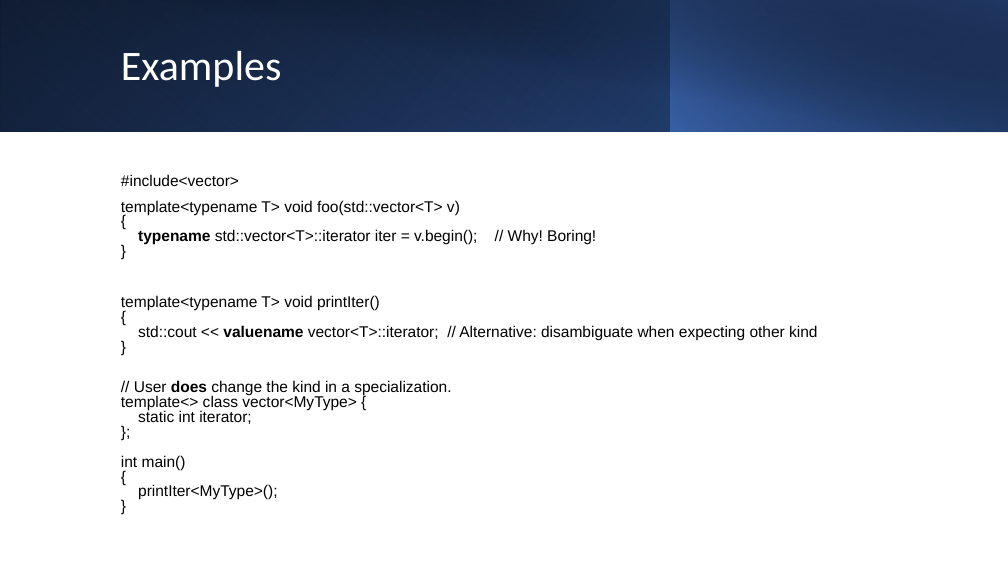
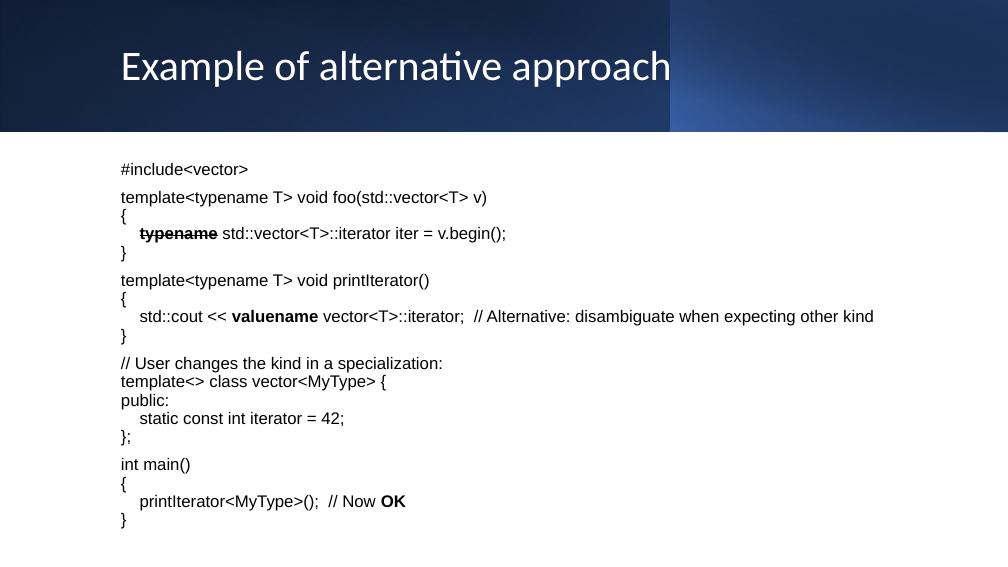
Before and after one commit to BengtGustafsson/isocpp-proposals, a slide deck: slide 8 of P2669-DeprecateKindChange/DeprecateKindChange.pptx (slide 6 before the commit). Drawn at 1008x567 pixels with LibreOffice and Linux fonts; fonts in the diff are those of the drawing. Boxes give left, top, right and bottom in pixels: in the first picture for what was removed or moved away, otherwise in the second. Text is boxed around its words. In the diff, an @@ line names an element or a change of style, - is before the commit and + after.

Commit message:
Improved presentations

```diff
--- a/P2669-DeprecateKindChange/DeprecateKindChange.pptx
+++ b/P2669-DeprecateKindChange/DeprecateKindChange.pptx
@@ title at (121, 51, 672, 91): text changed @@
-Examples
+Example of alternative approach
@@ text at (121, 163, 249, 175): size 14.8 to 16 pt in "#include<vector>"; line spacing 0.8 to 0.9 @@
@@ text at (121, 191, 874, 511): text changed; size 14.8 to 16 pt @@
-template<typename T> void foo(std::vector<T> v)
-{
-typename std::vector<T>::iterator iter = v.begin(); // Why! Boring!
-}
-template<typename T> void printIter()
-{
-std::cout << valuename vector<T>::iterator; // Alternative: disambiguate when expecting other kind
-}
-// User does change the kind in a specialization.
-template<> class vector<MyType> {
-static int iterator;
-};
-int main()
-{
-printIter<MyType>();
-}
+template<typename T> void foo(std::vector<T> v)
+{
+typename std::vector<T>::iterator iter = v.begin();
+}
+template<typename T> void printIterator()
+{
+std::cout << valuename vector<T>::iterator; // Alternative: disambiguate when expecting other kind
+}
+// User changes the kind in a specialization:
+template<> class vector<MyType> {
+public:
+static const int iterator = 42;
+};
+int main()
+{
+printIterator<MyType>(); // Now OK
+}
```
Also in this commit, not shown: 3 other slides changed, 2 slides added, 1 other file.
